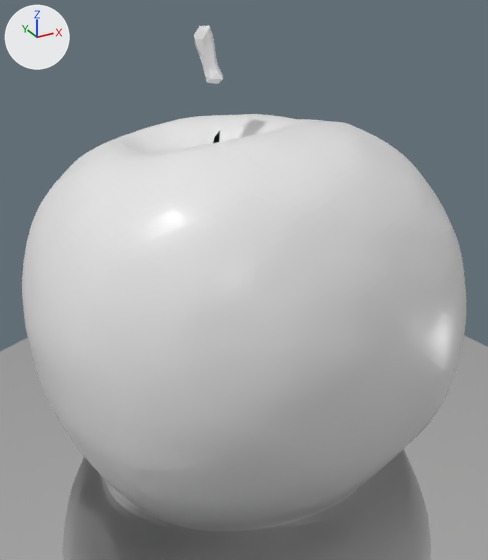
Renders of the Blender file sprint1/blender/other/apple_final.blend from each side of a commit.
Camera for both pictures: a camera (50 mm lens) standing at (-0.192, -0.333, 0.221) and looking at (-0.008, 0.001, 0.054). Arrows for +X, +Y and +Z are at upper left; the lights stay in place.

Before the edit, the objects in view are built like this:
```python
me_apple_instantmesh = bpy.data.meshes.new('apple_instantmesh')
me_apple_instantmesh.from_pydata(...)  # 7003 vertices, 13664 faces; spans x -0.139..0.128, y -0.061..0.199, z -0.136..0.122
me_apple_instantmesh.materials.append(mat_texture_bake)  # its picture is missing
me_cube = bpy.data.meshes.new('Cube')
me_cube.from_pydata(...)  # a 32-sided cylinder along z spanning x -0.98..0.95, y -0.96..0.97, z -1.0..1.0
me_cube.materials.append(mat_material)  # white #e7e7e7
ob_apple_instantmesh = bpy.data.objects.new('apple_instantmesh', me_apple_instantmesh)
ob_apple_instantmesh.location = (0.0, 0.0, 0.0)
ob_apple_instantmesh.rotation_euler = (1.571, 0.0, 0.0)  # degrees (90, 0, 0)
ob_cube = bpy.data.objects.new('Cube', me_cube)
ob_cube.location = (0.0, 0.0, -0.0692)
ob_cube.scale = (0.238, 0.238, 0.0118)
```
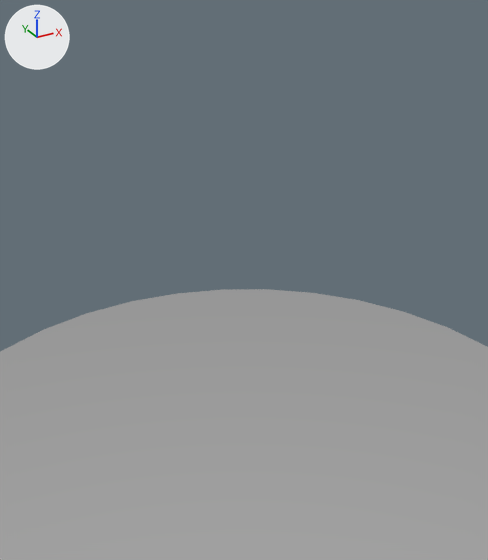
What differs and where, as boxes [x1, y1, x2, y2] in the pictures (488 x 560 px):
```json
{"object": "apple_instantmesh", "change": "hidden", "before": [22, 26, 466, 531]}
{"object": "Cube", "change": "unchanged, uncovered by the edit", "before": [0, 336, 488, 560], "after": [0, 289, 488, 560]}
```

Scene script edits in JSON lines:
```json
{"op": "add", "block": "ob_apple_instantmesh", "code": "ob_apple_instantmesh.hide_set(True)"}
```
